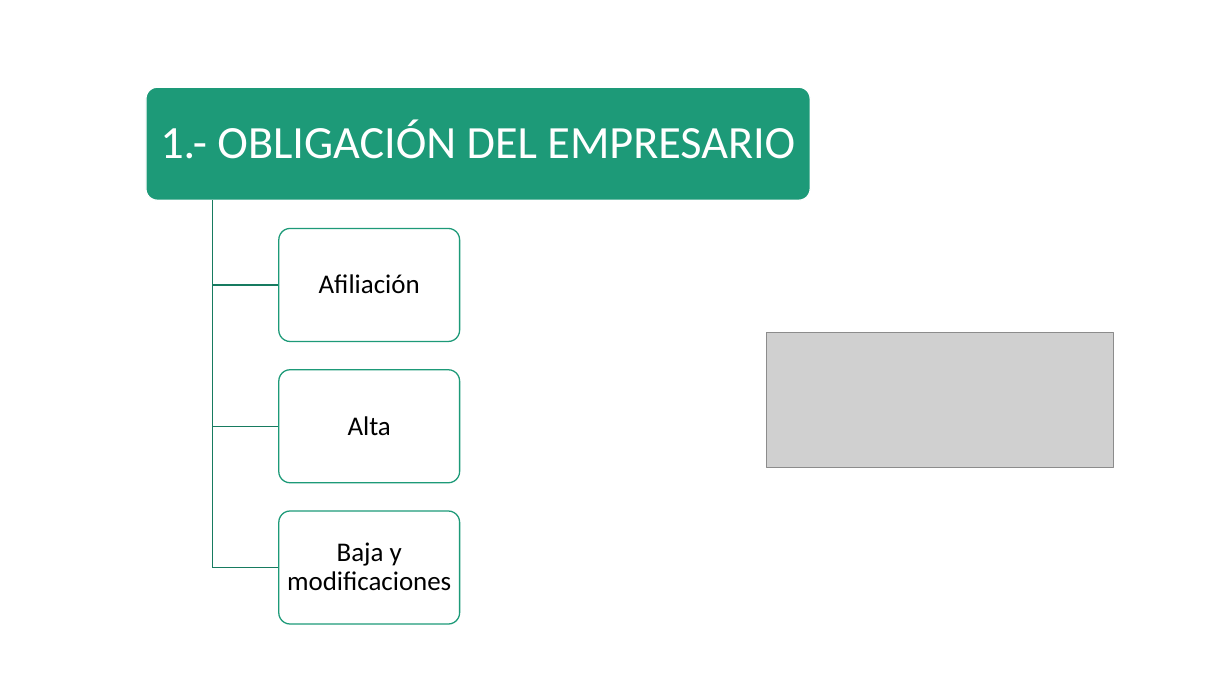
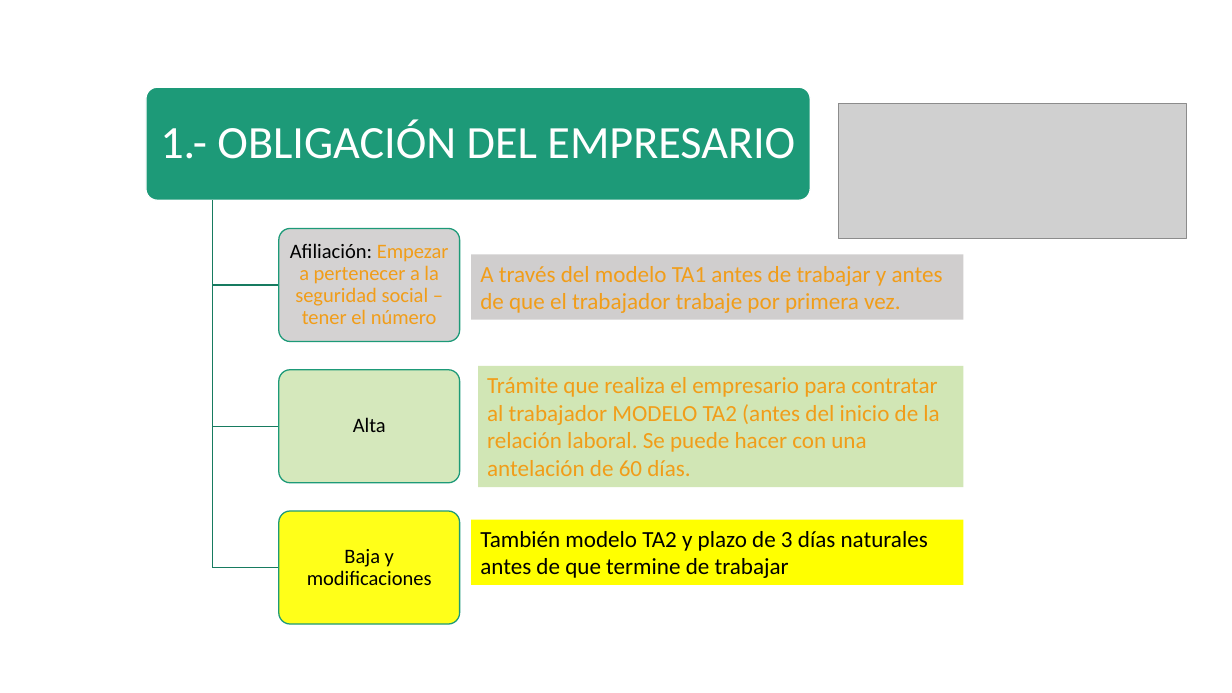
Before and after one commit to DiMaPaGa/daw1, a slide deck: slide 9 of PROGRAMACION/FOL/TEMA 5 FOL INTRODUCCIÓN A LA SS.pptx. Drawn at 1232x693 pixels with LibreOffice and Linux fonts; fonts in the diff are those of the drawing; grey boxes stand for pictures. Boxes give left, top, right and bottom in pixels: in the first picture for what was removed or moved away, otherwise in the second. Text is boxed around its words. In the diff, an @@ line names an element or a change of style, - is before the commit and + after.

```diff
--- a/PROGRAMACION/FOL/TEMA 5 FOL INTRODUCCIÓN A LA SS.pptx
+++ b/PROGRAMACION/FOL/TEMA 5 FOL INTRODUCCIÓN A LA SS.pptx
@@ picture: place and size @@
-picture at <box>766,333,1114,468</box>
+picture at <box>839,104,1187,238</box>
@@ rounded rectangle at <box>279,228,460,341</box>: fill #FFFFFF at 90% opacity to #D0CECE at 90% opacity @@
@@ text at <box>290,243,449,324</box>: text changed; size 21 to 16 pt; text colour #000000 to #F19D19 @@
-Afiliación
+Afiliación: Empezar a pertenecer a la seguridad social – tener el número
@@ rectangle added at <box>471,254,964,320</box>, fill #D0CECE, 18 pt, text #F19D19 @@
+A través del modelo TA1 antes de trabajar y antes de que el trabajador trabaje por primera vez.
@@ rounded rectangle at <box>279,370,460,482</box>: fill #FFFFFF at 90% opacity to #D1E6B5 at 90% opacity @@
@@ text "Alta" at <box>353,417,386,432</box>: size 21 to 16 pt; less space between paragraphs @@
@@ rectangle added at <box>478,366,963,487</box>, fill #D1E6B5, 18 pt, text #F19D19 @@
+Trámite que realiza el empresario para contratar al trabajador MODELO TA2 (antes del inicio de la relación laboral. Se puede hacer con una antelación de 60 días.
@@ rounded rectangle at <box>279,511,460,624</box>: fill #FFFFFF at 90% opacity to #FFFF00 at 90% opacity @@
@@ text "Baja y modificaciones" at <box>307,549,432,585</box>: size 21 to 16 pt; less space between paragraphs @@
@@ rectangle added at <box>471,519,964,585</box>, fill #FFFF00, 18 pt, text #000000 @@
+También modelo TA2 y plazo de 3 días naturales antes de que termine de trabajar
```
Also in this commit, not shown: 2 other slides changed, 3 other files.
